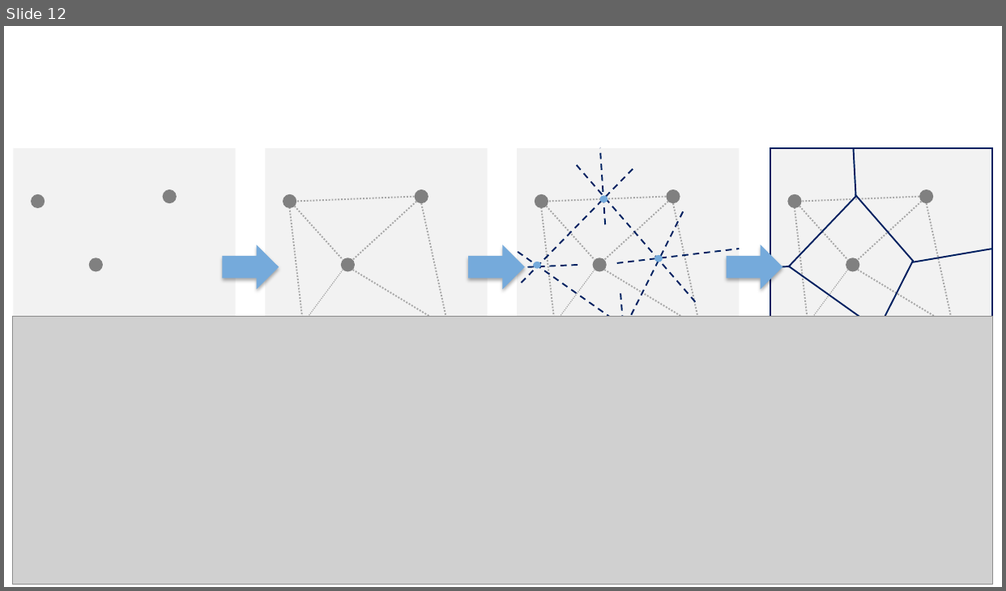
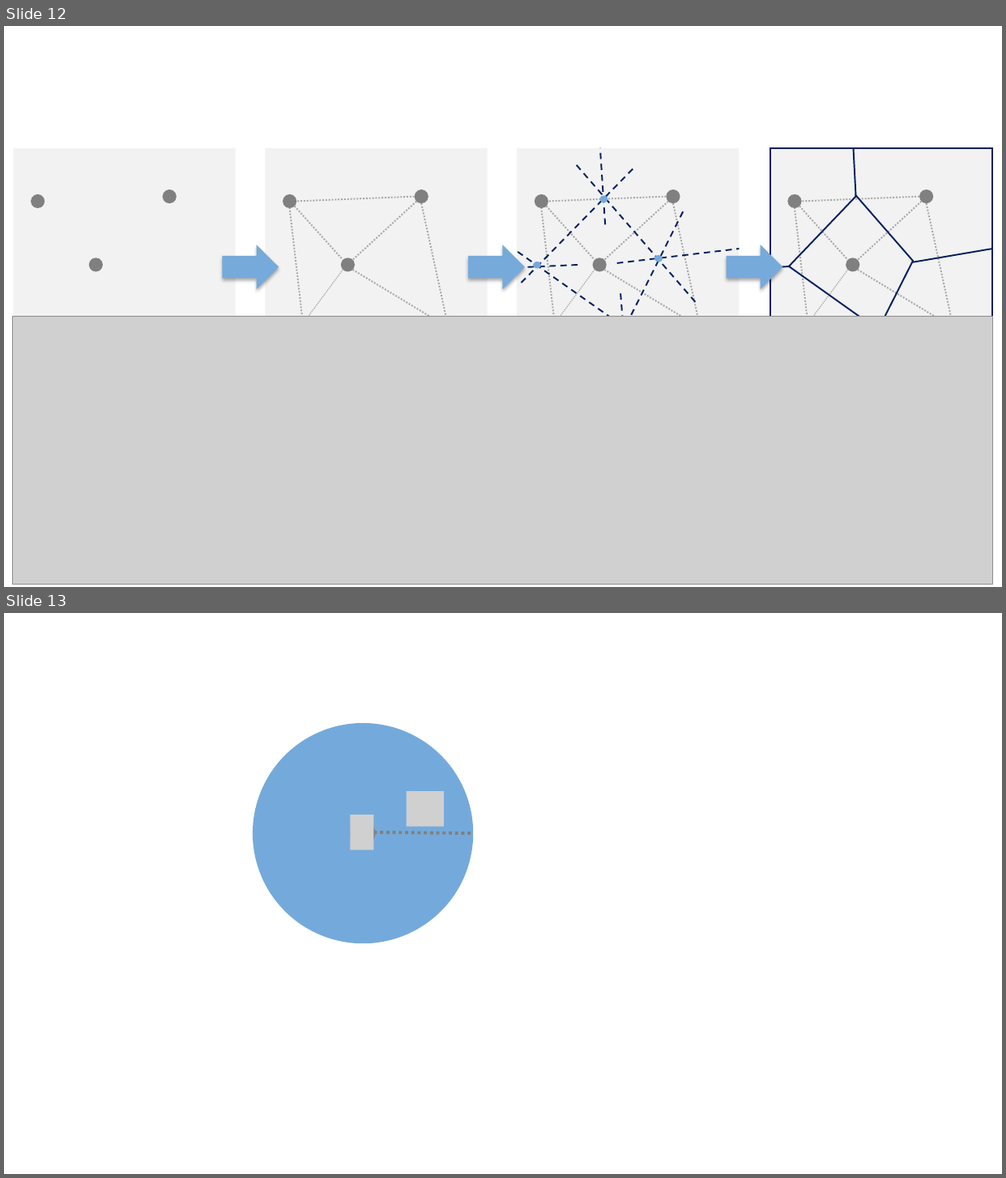
Before and after one commit to ChiaJung-Yeh/Spatial-Analysis, a slide deck: graph/graph.pptx. Shown one above the other, each under a label of ours: slide 12 before the commit, slides 12 and 13 after it. The pictures are 1006x591 and 1006x1178 pixels, drawn with LibreOffice and Linux fonts; fonts in the diff are those of the drawing; grey boxes stand for pictures. Boxes give left, top, right and bottom in pixels: in the first picture for what was removed or moved away, otherwise in the second. Text is boxed around its words. In the diff, an @@ line names an element or a change of style, - is before the commit and + after.

```diff
--- a/graph/graph.pptx
+++ b/graph/graph.pptx
@@ slide 13 added at [4,613,1002,1174], background #FFFFFF @@
@@ ellipse added at [253,723,473,944], fill #74AADB @@
@@ picture added at [406,791,444,826] @@
@@ ellipse added at [350,820,375,845], fill #808080 @@
@@ picture added at [350,815,374,850] @@
@@ line added from (374, 833) to (473, 833), #808080 3 pt dashed @@
```
Also in this commit, not shown: 19 other files.
